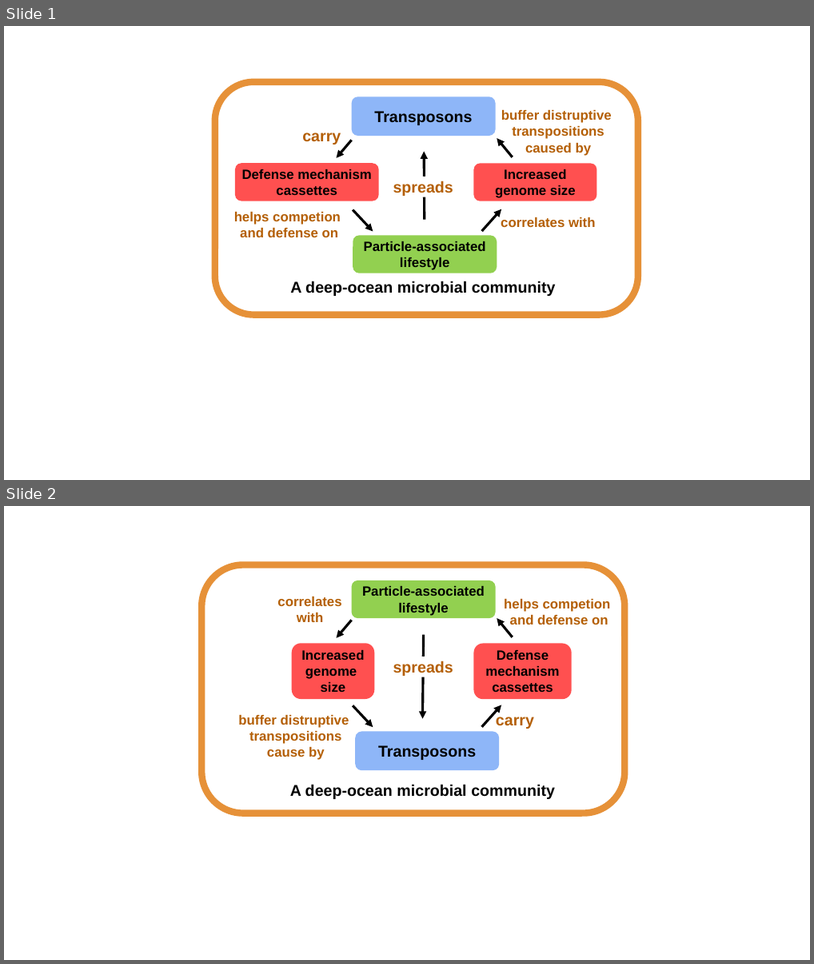
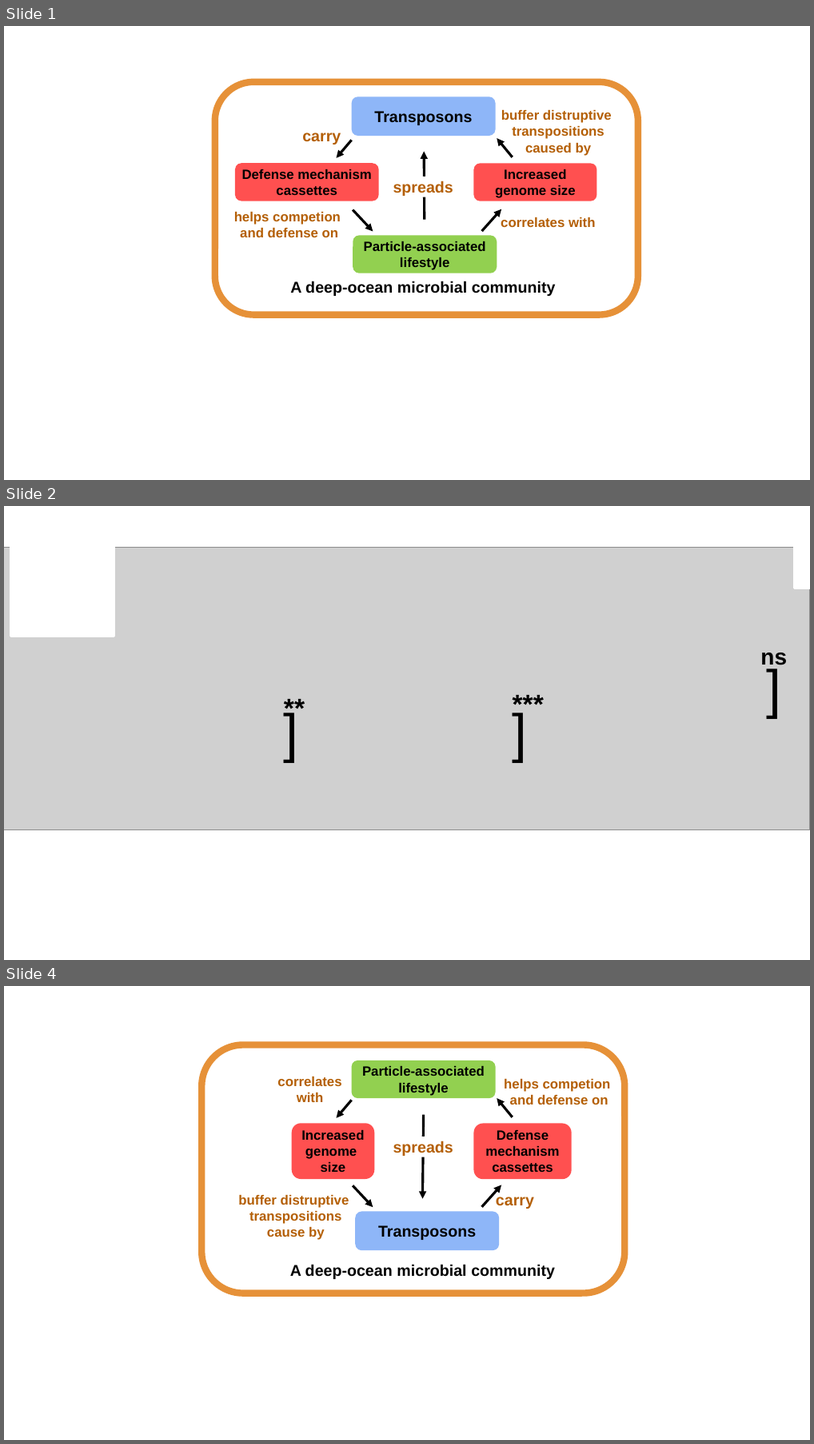
Before and after one commit to carleton-spacehogs/transposase-deep-ocean, a slide deck: Figure Generating/illustration_conclusion.pptx. Shown one above the other, each under a label of ours: slides 1 and 2 before the commit, slides 1, 2 and 4 after it; the slides between them are not shown. The pictures are 814x964 and 814x1444 pixels, drawn with LibreOffice and Linux fonts; fonts in the diff are those of the drawing; grey boxes stand for pictures. Boxes give left, top, right and bottom in pixels: in the first picture for what was removed or moved away, otherwise in the second. Text is boxed around its words. In the diff, an @@ line names an element or a change of style, - is before the commit and + after.

```diff
--- a/Figure Generating/illustration_conclusion.pptx
+++ b/Figure Generating/illustration_conclusion.pptx
@@ slide 2 added at <box>4,506,810,960</box>, background #FFFFFF @@
@@ rectangle added at <box>794,506,810,588</box>, fill #FFFFFF, outline #FFFFFF 2 pt @@
@@ picture added at <box>4,547,810,829</box> @@
@@ rectangle added at <box>10,540,114,636</box>, fill #FFFFFF, outline #FFFFFF 2 pt @@
@@ text added at <box>758,650,794,724</box>, 48 pt, text #000000 @@
+]
@@ text added at <box>761,652,787,665</box>, 20 pt, text #000000, bold @@
+ns
@@ text added at <box>276,695,311,768</box>, 48 pt, text #000000 @@
+]
@@ text added at <box>276,687,316,727</box>, 24 pt, text #000000, bold @@
+**
@@ text added at <box>505,695,540,768</box>, 48 pt, text #000000 @@
+]
@@ text added at <box>505,683,561,723</box>, 24 pt, text #000000, bold @@
+***
@@ what was slide 2 is now slide 4 @@
```
Also in this commit, not shown: 1 other slide added, 38 other files.
